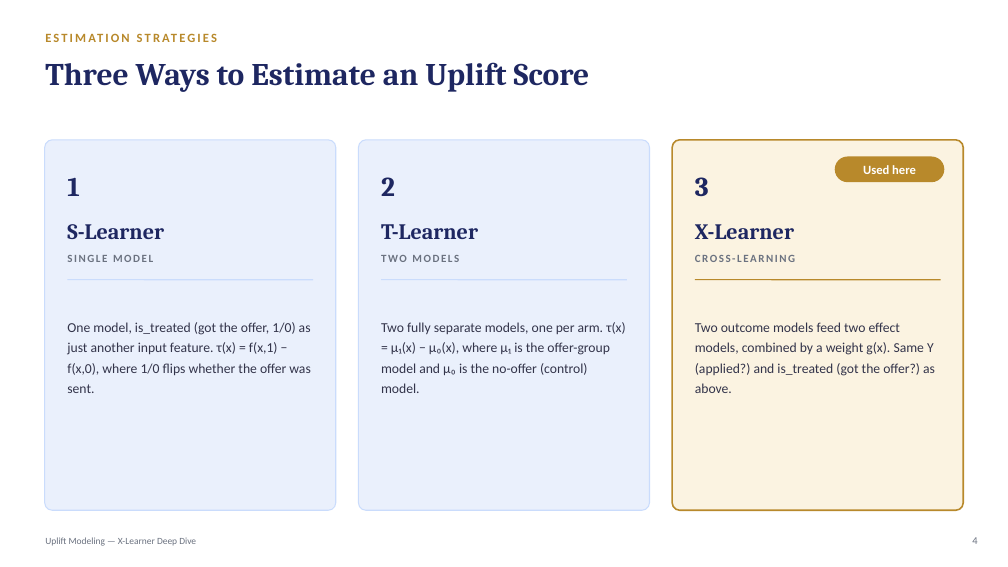
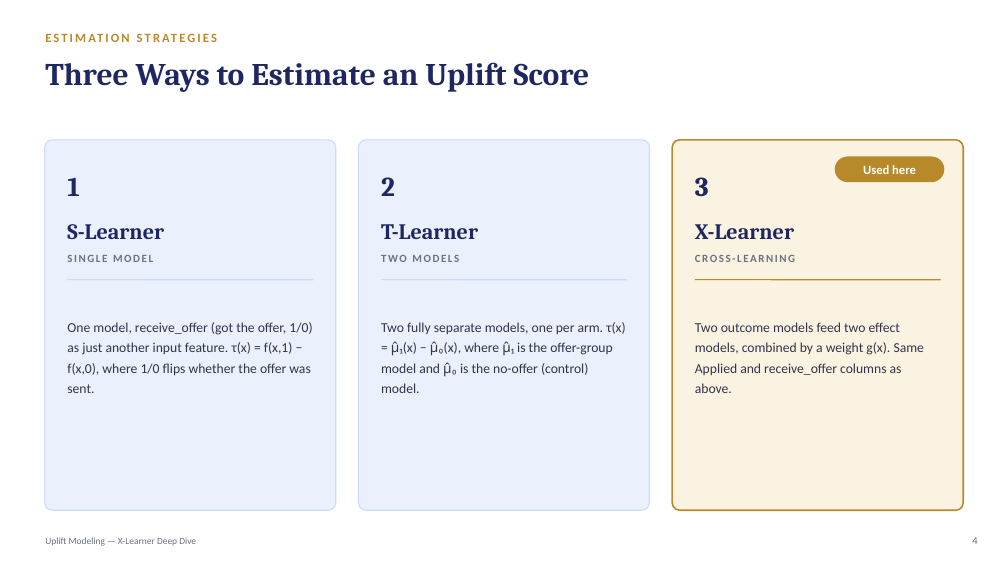
Before and after one commit to crystal1361/uplift-model, a slide deck: slide 4 of uplift_model_deck.pptx. Drawn at 1008x567 pixels with LibreOffice and Linux fonts; fonts in the diff are those of the drawing. Boxes give left, top, right and bottom in pixels: in the first picture for what was removed or moved away, otherwise in the second. Text is boxed around its words. In the diff, an @@ line names an element or a change of style, - is before the commit and + after.

```diff
--- a/uplift_model_deck.pptx
+++ b/uplift_model_deck.pptx
@@ text at (67,322,312,393): text changed @@
-One model, is_treated (got the offer, 1/0) as just another input feature. τ(x) = f(x,1) − f(x,0), where 1/0 flips whether the offer was sent.
+One model, receive_offer (got the offer, 1/0) as just another input feature. τ(x) = f(x,1) − f(x,0), where 1/0 flips whether the offer was sent.
@@ text at (381,322,625,393): text changed @@
-Two fully separate models, one per arm. τ(x) = μ₁(x) − μ₀(x), where μ₁ is the offer-group model and μ₀ is the no-offer (control) model.
+Two fully separate models, one per arm. τ(x) = μ̂₁(x) − μ̂₀(x), where μ̂₁ is the offer-group model and μ̂₀ is the no-offer (control) model.
@@ text at (695,322,924,393): text changed @@
-Two outcome models feed two effect models, combined by a weight g(x). Same Y (applied?) and is_treated (got the offer?) as above.
+Two outcome models feed two effect models, combined by a weight g(x). Same Applied and receive_offer columns as above.
```
Also in this commit, not shown: 8 other slides changed, 1 other file.
